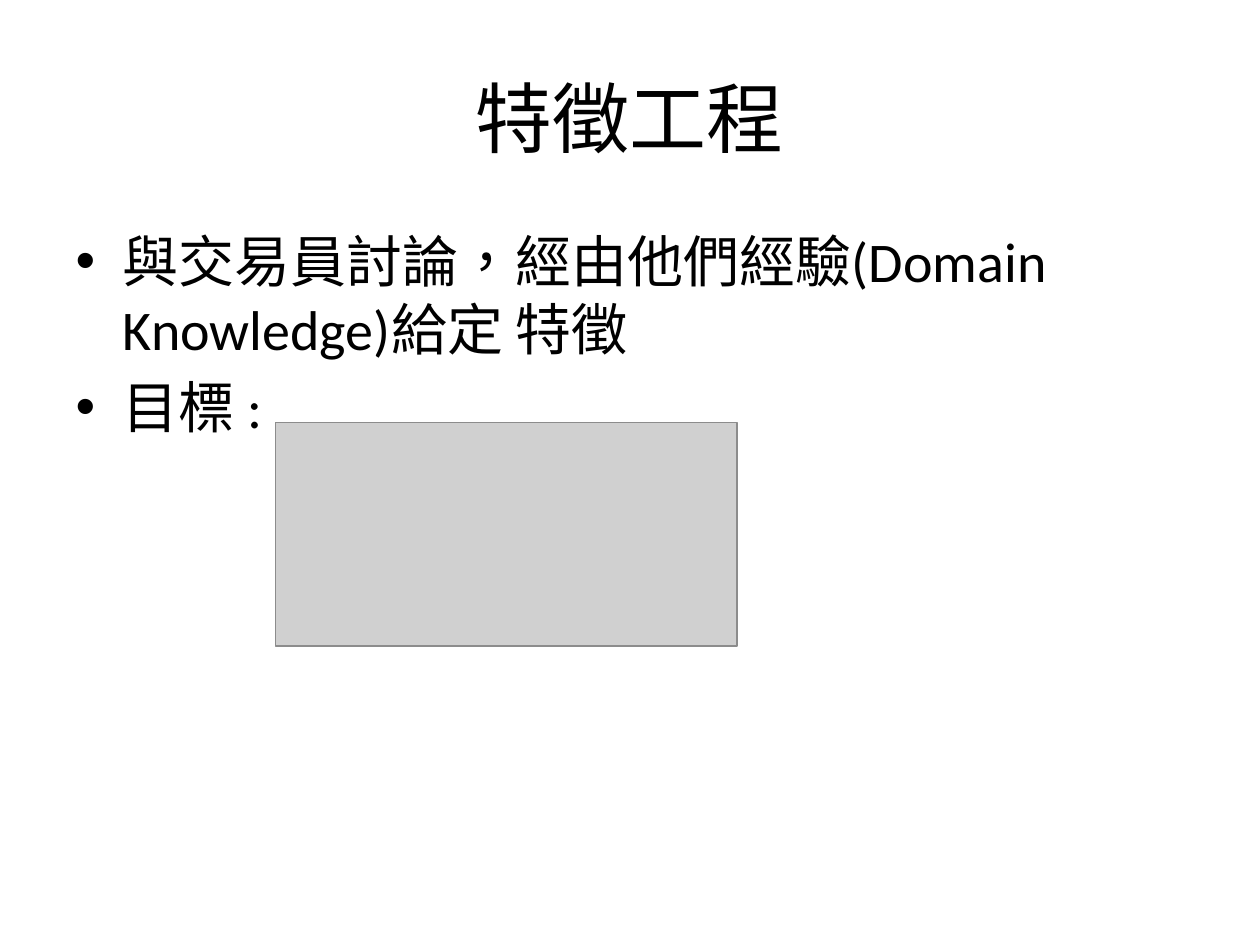
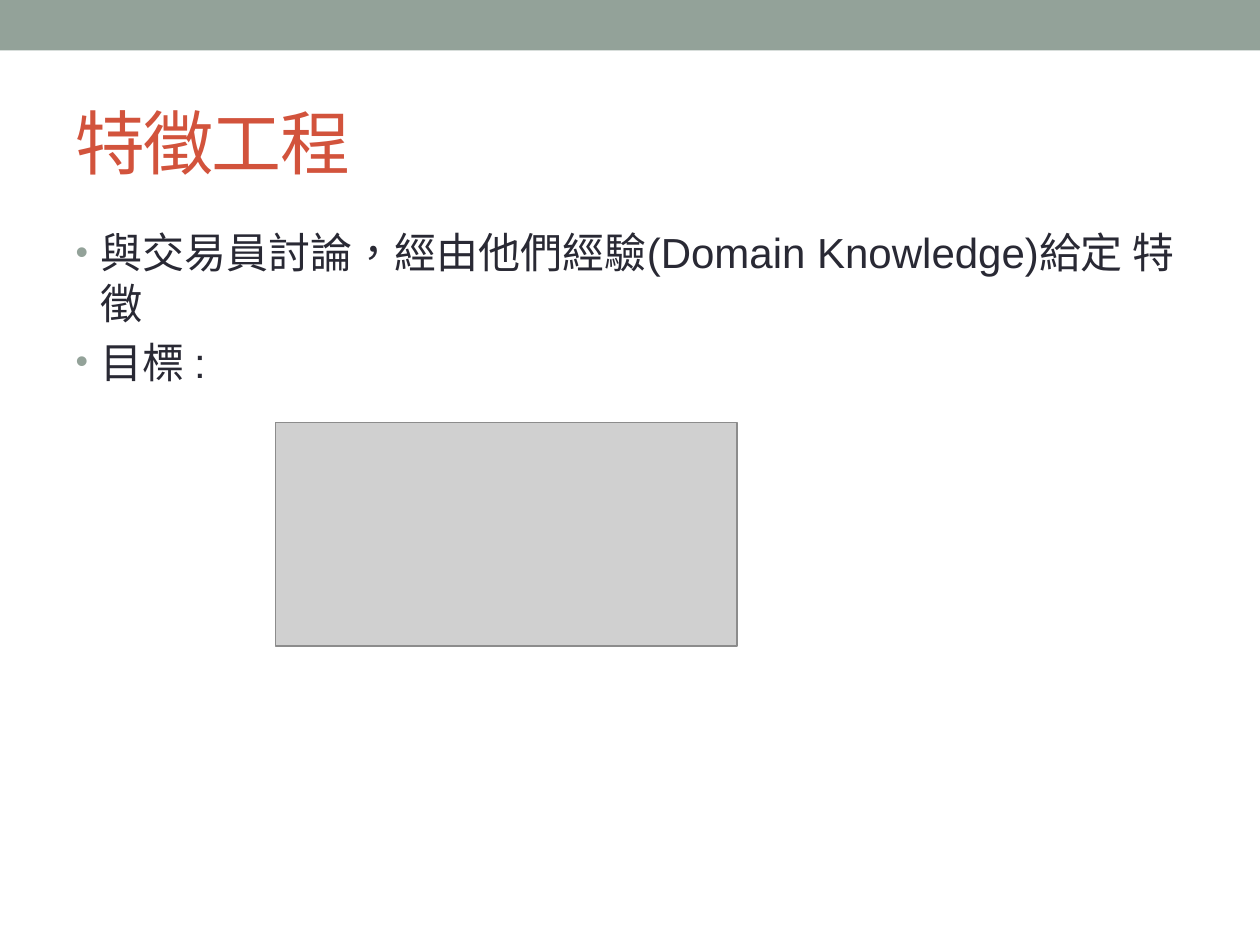
Before and after one commit to TengWeiHsu/2017ML_HW, a slide deck: slide 3 of Report_TingWei.pptx. Drawn at 1260x945 pixels with LibreOffice and Linux fonts; fonts in the diff are those of the drawing; grey boxes stand for pictures. Boxes give left, top, right and bottom in pixels: in the first picture for what was removed or moved away, otherwise in the second. Text is boxed around its words. In the diff, an @@ line names an element or a change of style, - is before the commit and + after.

```diff
--- a/Report_TingWei.pptx
+++ b/Report_TingWei.pptx
@@ rectangle added at (x1=0, y1=0, x2=1260, y2=50), fill #93A299 @@
@@ title "特徵工程" moved from (x1=476, y1=82, x2=784, y2=154) to (x1=76, y1=110, x2=351, y2=175) @@
@@ title "特徵工程" at (x1=76, y1=110, x2=351, y2=175): size 44 to 40 pt, font Calibri to Arial, text colour #000000 to #D2533C, letter spacing 0 to -1 pt; alignment centre to left @@
@@ text "與交易員討論，經由他們經驗(Domain Knowledge)給定 特徵" at (x1=101, y1=232, x2=1174, y2=382): size 32 to 24 pt, font Calibri to Arial, text colour #000000 to #292934; indent changed; less space between paragraphs @@
```
Also in this commit, not shown: 6 other slides changed, 1 slide added.
